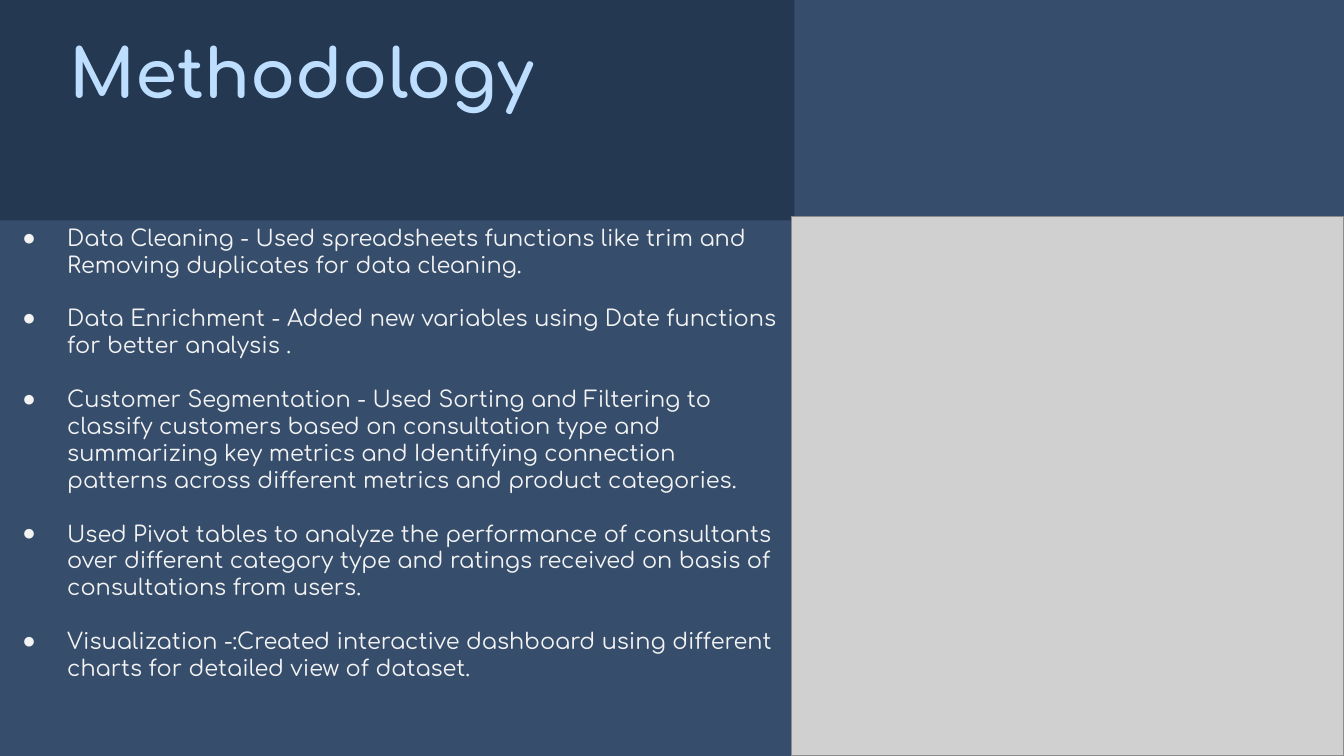
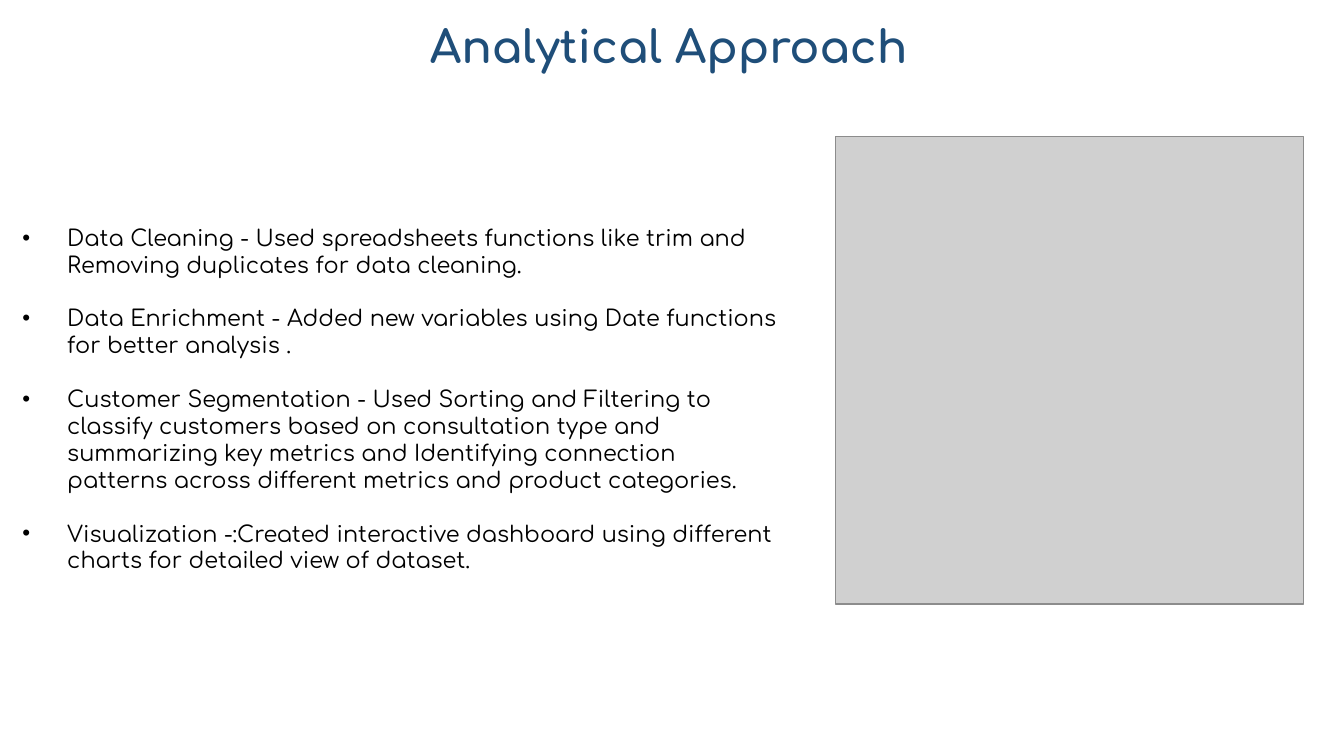
Before and after one commit to vikas9074122983/AstroSage_analysis_excel_dashboard_project, a slide deck: slide 6 of Atrosage_analysis_Vikas.pptx. Drawn at 1344x756 pixels with LibreOffice and Linux fonts; fonts in the diff are those of the drawing; grey boxes stand for pictures. Boxes give left, top, right and bottom in pixels: in the first picture for what was removed or moved away, otherwise in the second. Text is boxed around its words. In the diff, an @@ line names an element or a change of style, - is before the commit and + after.

```diff
--- a/Atrosage_analysis_Vikas.pptx
+++ b/Atrosage_analysis_Vikas.pptx
@@ background #253851 to #FFFFFF @@
@@ title at box(430, 28, 908, 74): text changed; size 36 to 24 pt; text colour #BEDEFF to #1F4E79 @@
-Methodology
+Analytical Approach
@@ rectangle removed at box(794, 0, 1344, 755) @@
@@ picture: place and size @@
-picture at box(792, 216, 1344, 755)
+picture at box(836, 137, 1304, 605)
@@ title "Data Cleaning - Used spreadsheets ..." at box(67, 228, 776, 569): text colour #F3F3F3 to #000000; bullet ● to • @@
@@ rectangle removed at box(0, 220, 1344, 756) @@
@@ snip rect removed at box(794, 220, 1344, 756) @@
@@ title at box(67, 524, 771, 596): paragraph removed @@
-● Used Pivot tables to analyze the performance of consultants over different category type and ratings received on basis of consultations from users.
```
Also in this commit, not shown: 18 other slides changed, 8 slides added, 4 slides removed, 2 other files.
